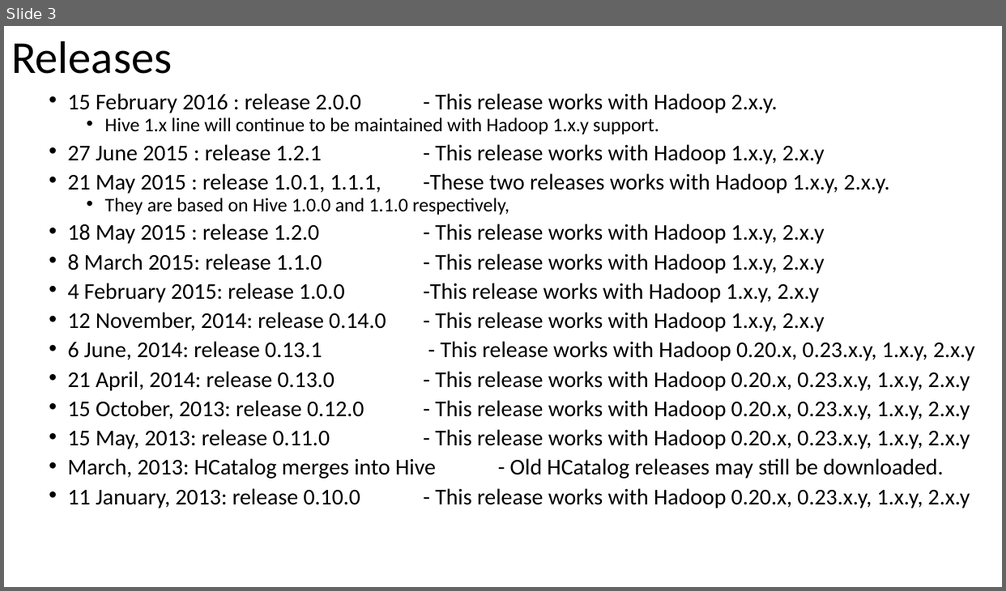
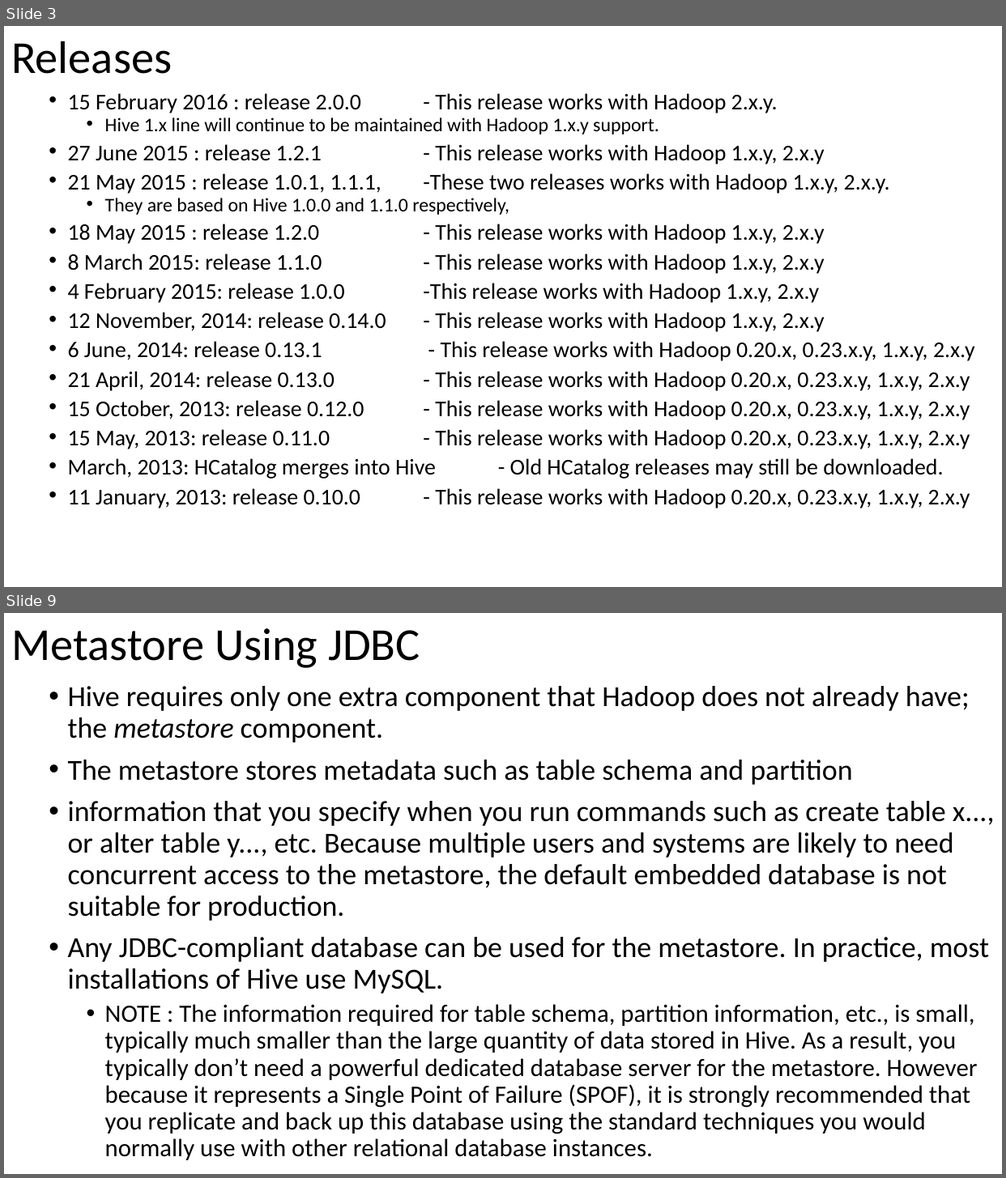
Before and after one commit to email2dorababu/SCALA_Reading, a slide deck: Hive_Def_Guide_mar_2016/Hive_Def_guide_installation.pptx. Shown one above the other, each under a label of ours: slide 3 before the commit, slides 3 and 9 after it; the slides between them are not shown. The pictures are 1006x591 and 1006x1178 pixels, drawn with LibreOffice and Linux fonts; fonts in the diff are those of the drawing. Boxes give left, top, right and bottom in pixels: in the first picture for what was removed or moved away, otherwise in the second. Text is boxed around its words. In the diff, an @@ line names an element or a change of style, - is before the commit and + after.

```diff
--- a/Hive_Def_Guide_mar_2016/Hive_Def_guide_installation.pptx
+++ b/Hive_Def_Guide_mar_2016/Hive_Def_guide_installation.pptx
@@ slide 9 added at [4, 613, 1002, 1174], background #FFFFFF @@
@@ title added at [11, 628, 420, 668], 44 pt, text #000000 @@
+Metastore Using JDBC
@@ text added at [68, 686, 995, 1161], 28 pt, text #000000 @@
+• Hive requires only one extra component that Hadoop does not already have; the metastore component.
+• The metastore stores metadata such as table schema and partition
+• information that you specify when you run commands such as create table x..., or alter table y..., etc. Because multiple users and systems are likely to need concurrent access to the metastore, the default embedded database is not suitable for production.
+• Any JDBC-compliant database can be used for the metastore. In practice, most installations of Hive use MySQL.
+  • NOTE : The information required for table schema, partition information, etc., is small, typically much smaller than the large quantity of data stored in Hive. As a result, you typically don’t need a powerful dedicated database server for the metastore. However because it represents a Single Point of Failure (SPOF), it is strongly recommended that you replicate and back up this database using the standard techniques you would normally use with other relational database instances.
```
Also in this commit, not shown: 5 other slides added, 1 other file.
